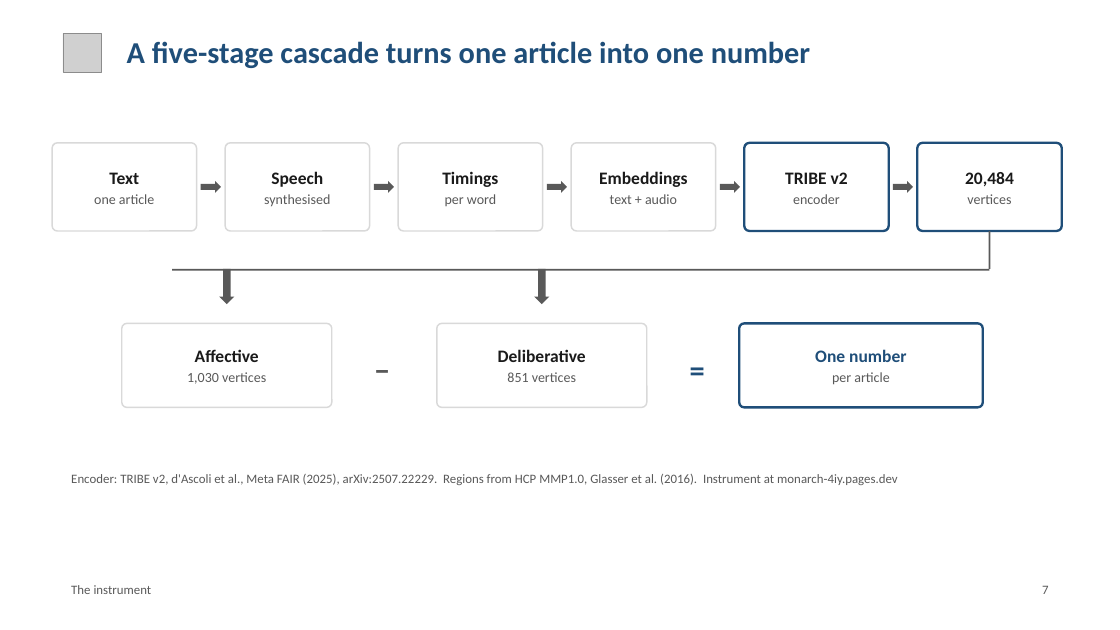
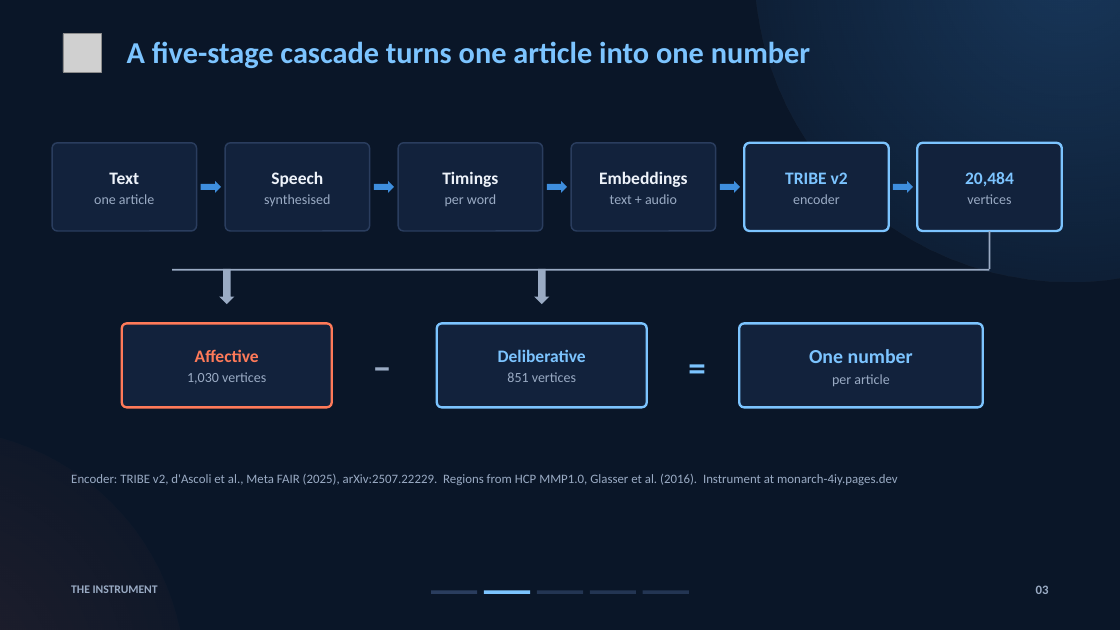
Before and after one commit to brn-mwai/monarch, a slide deck: slide 3 of docs/defence/Monarch_Defence.pptx (slide 7 before the commit). Drawn at 1120x630 pixels with LibreOffice and Linux fonts; fonts in the diff are those of the drawing; grey boxes stand for pictures. Boxes give left, top, right and bottom in pixels: in the first picture for what was removed or moved away, otherwise in the second. Text is boxed around its words. In the diff, an @@ line names an element or a change of style, - is before the commit and + after.

Commit message:
Restyle the defence deck dark and cut it to 15 slides
Dark navy theme with section progress, spin-lattice title, stat tiles,
to-scale bars for eta squared and effect sizes, and a reversal interval
chart. Figures sit on paper cards. Numbers unchanged.

```diff
--- a/docs/defence/Monarch_Defence.pptx
+++ b/docs/defence/Monarch_Defence.pptx
@@ background #FFFFFF to #0A1628 @@
@@ text "A five-stage cascade turns one ..." at [127, 41, 811, 68]: text colour #1F4E79 to #7CC4FF @@
@@ ellipse added at [755, 0, 1120, 281], fill gradient #3E8EDE @@
@@ rounded rectangle "Text" at [52, 143, 197, 231]: text colour #1A1A1A to #EEF3FA in "Text"; text colour #595959 to #9AABC4 in "one article"; fill #FFFFFF to #12223C; outline #D9D9D9 1.25 pt to #2A3D5E 1.25 pt @@
@@ rounded rectangle "Speech" at [225, 143, 370, 231]: text colour #1A1A1A to #EEF3FA in "Speech"; text colour #595959 to #9AABC4 in "synthesised"; fill #FFFFFF to #12223C; outline #D9D9D9 1.25 pt to #2A3D5E 1.25 pt @@
@@ rounded rectangle "Timings" at [398, 143, 543, 231]: text colour #1A1A1A to #EEF3FA in "Timings"; text colour #595959 to #9AABC4 in "per word"; fill #FFFFFF to #12223C; outline #D9D9D9 1.25 pt to #2A3D5E 1.25 pt @@
@@ rounded rectangle "Embeddings" at [571, 143, 716, 231]: text colour #1A1A1A to #EEF3FA in "Embeddings"; text colour #595959 to #9AABC4 in "text + audio"; fill #FFFFFF to #12223C; outline #D9D9D9 1.25 pt to #2A3D5E 1.25 pt @@
@@ rounded rectangle "TRIBE v2" at [744, 143, 889, 231]: text colour #1A1A1A to #7CC4FF in "TRIBE v2"; text colour #595959 to #9AABC4 in "encoder"; fill #FFFFFF to #12223C; outline #1F4E79 2 pt to #7CC4FF 2 pt @@
@@ rounded rectangle "20,484" at [918, 143, 1062, 231]: text colour #1A1A1A to #7CC4FF in "20,484"; text colour #595959 to #9AABC4 in "vertices"; fill #FFFFFF to #12223C; outline #1F4E79 2 pt to #7CC4FF 2 pt @@
@@ fill #595959 to #3E8EDE in 5 elements at [201, 181, 221, 192], [374, 181, 394, 192], [547, 181, 567, 192], [720, 181, 740, 192], [893, 181, 913, 192] @@
@@ fill #595959 to #9AABC4 in 4 elements at [989, 231, 991, 269], [219, 269, 234, 304], [534, 269, 549, 304], [172, 269, 990, 271] @@
@@ rounded rectangle "Affective" at [122, 323, 332, 408]: text colour #1A1A1A to #FF7A59 in "Affective"; text colour #595959 to #9AABC4 in "1,030 vertices"; fill #FFFFFF to #12223C; outline #D9D9D9 1.25 pt to #FF7A59 2 pt @@
@@ rounded rectangle "Deliberative" at [437, 323, 647, 408]: text colour #1A1A1A to #7CC4FF in "Deliberative"; text colour #595959 to #9AABC4 in "851 vertices"; fill #FFFFFF to #12223C; outline #D9D9D9 1.25 pt to #7CC4FF 2 pt @@
@@ rounded rectangle "One number" at [739, 323, 983, 408]: size 15 to 17 pt, text colour #1F4E79 to #7CC4FF in "One number"; text colour #595959 to #9AABC4 in "per article"; fill #FFFFFF to #12223C; outline #1F4E79 2 pt to #7CC4FF 2 pt @@
@@ text "−" at [340, 342, 424, 384]: size 26 to 30 pt, text colour #595959 to #9AABC4 @@
@@ text "=" at [655, 342, 739, 384]: size 26 to 30 pt, text colour #1F4E79 to #7CC4FF @@
@@ ellipse added at [0, 429, 185, 630], fill gradient #FF7A59 @@
@@ text "Encoder: TRIBE v2, d'Ascoli et ..." at [71, 474, 897, 485]: text colour #595959 to #9AABC4 @@
@@ text at [71, 585, 158, 593]: text changed; size 11 to 10 pt; text colour #595959 to #9AABC4; bold on @@
-The instrument
+THE INSTRUMENT
@@ rectangle added at [431, 591, 477, 594], fill #2A3D5E @@
@@ rectangle added at [484, 591, 530, 594], fill #7CC4FF @@
@@ rectangle added at [537, 591, 583, 594], fill #2A3D5E at 80% opacity @@
@@ rectangle added at [590, 591, 636, 594], fill #2A3D5E at 80% opacity @@
@@ rectangle added at [643, 591, 689, 594], fill #2A3D5E at 80% opacity @@
@@ text at [1036, 585, 1049, 594]: text changed; text colour #595959 to #9AABC4; bold on @@
-7
+03
```
Also in this commit, not shown: 13 other slides changed, 1 slide added, 15 slides removed, 19 other files.
